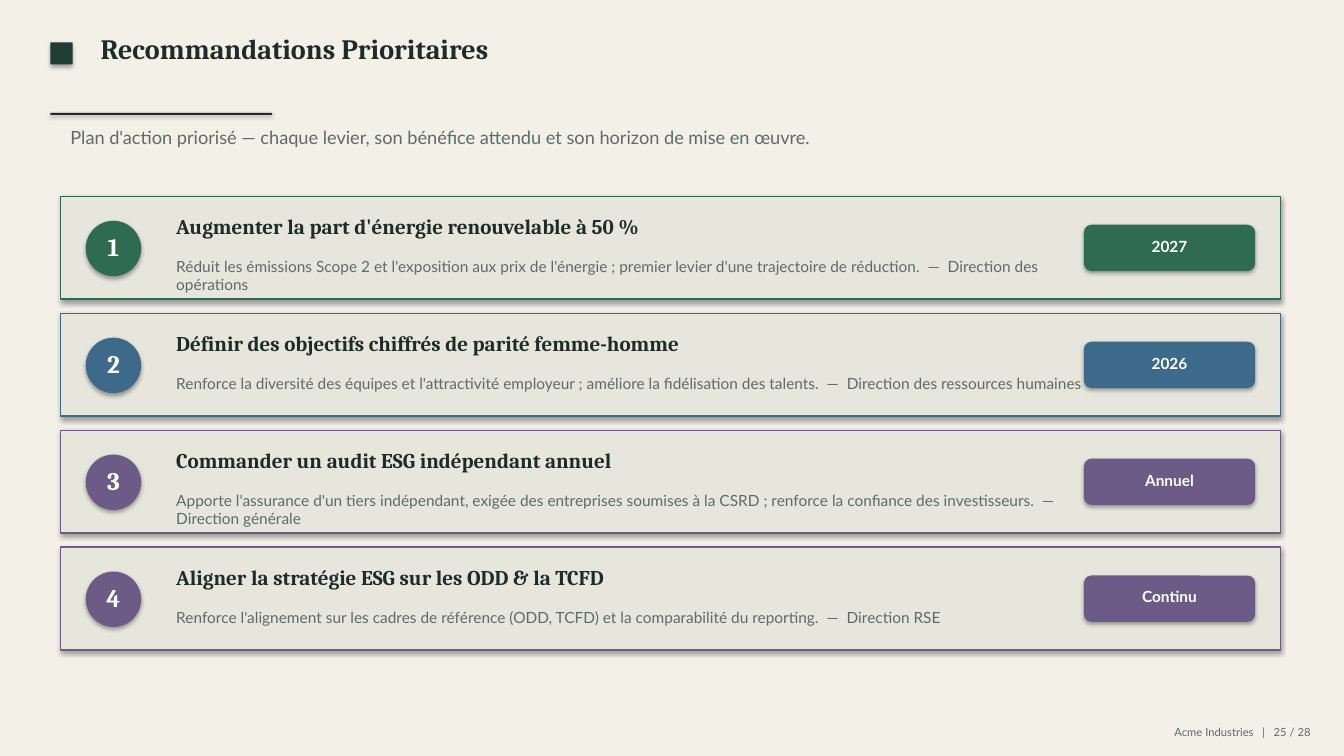
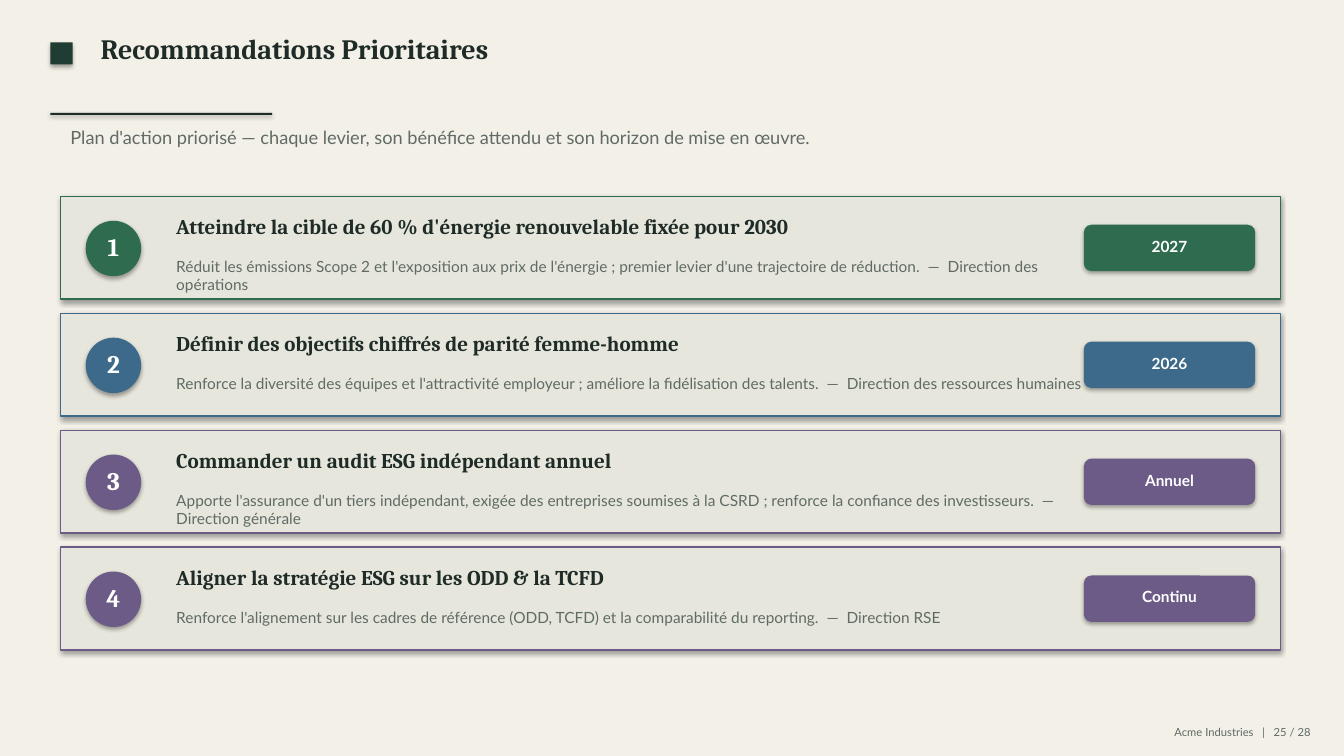
Before and after one commit to mehdiarrais-bot/Ethereal-ESG, a slide deck: slide 25 of examples/Presentation.pptx. Drawn at 1344x756 pixels with LibreOffice and Linux fonts; fonts in the diff are those of the drawing. Boxes give left, top, right and bottom in pixels: in the first picture for what was removed or moved away, otherwise in the second. Text is boxed around its words. In the diff, an @@ line names an element or a change of style, - is before the commit and + after.

```diff
--- a/examples/Presentation.pptx
+++ b/examples/Presentation.pptx
@@ text at (176,219,788,239): text changed @@
-Augmenter la part d'énergie renouvelable à 50 %
+Atteindre la cible de 60 % d'énergie renouvelable fixée pour 2030
```
Also in this commit, not shown: 3 other slides changed, 34 other files.
